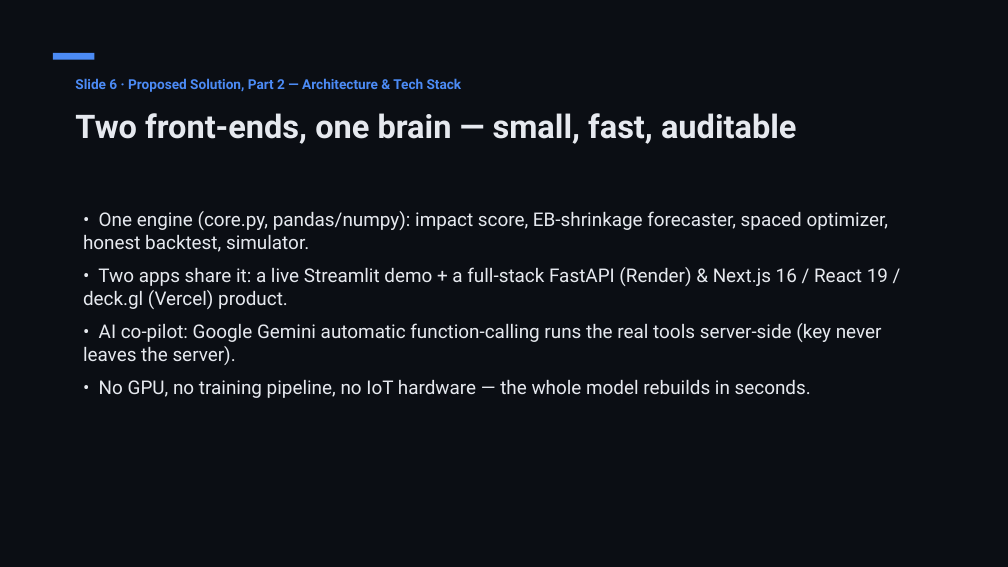
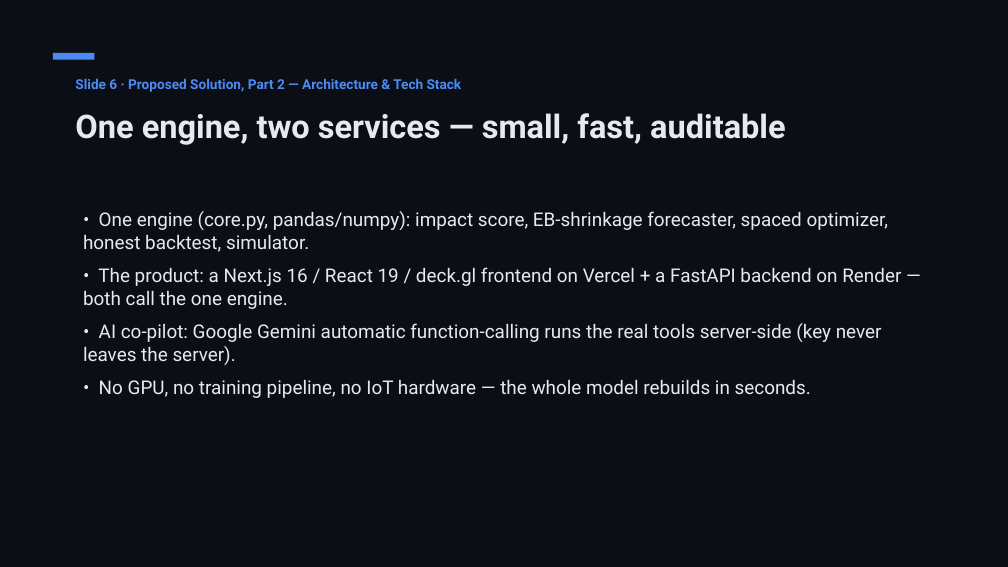
Before and after one commit to shubhambhattog/flipkart-gridlock-2.0-r2, a slide deck: slide 6 of pitch/ParkPulse_Submission_Deck.pptx. Drawn at 1008x567 pixels with LibreOffice and Linux fonts; fonts in the diff are those of the drawing. Boxes give left, top, right and bottom in pixels: in the first picture for what was removed or moved away, otherwise in the second. Text is boxed around its words. In the diff, an @@ line names an element or a change of style, - is before the commit and + after.

```diff
--- a/pitch/ParkPulse_Submission_Deck.pptx
+++ b/pitch/ParkPulse_Submission_Deck.pptx
@@ text at bbox=[75, 113, 785, 145]: text changed @@
-Two front-ends, one brain — small, fast, auditable
+One engine, two services — small, fast, auditable
@@ text at bbox=[83, 267, 901, 309]: text changed @@
-• Two apps share it: a live Streamlit demo + a full-stack FastAPI (Render) & Next.js 16 / React 19 / deck.gl (Vercel) product.
+• The product: a Next.js 16 / React 19 / deck.gl frontend on Vercel + a FastAPI backend on Render — both call the one engine.
```
Also in this commit, not shown: 1 other slide changed, 9 other files.
